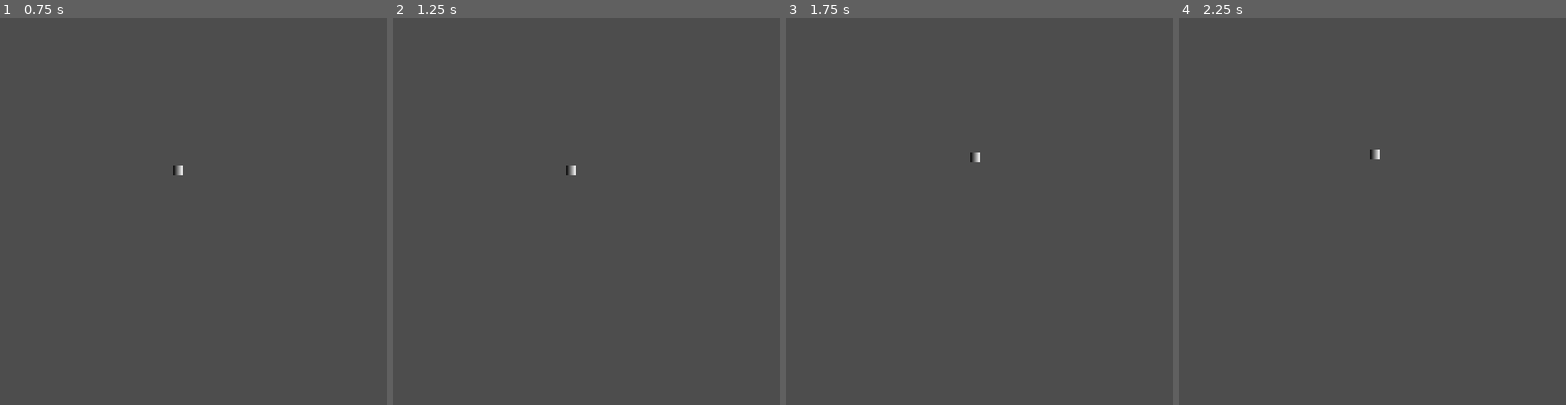
Above: before the commit, frames 1-4 (left to right).
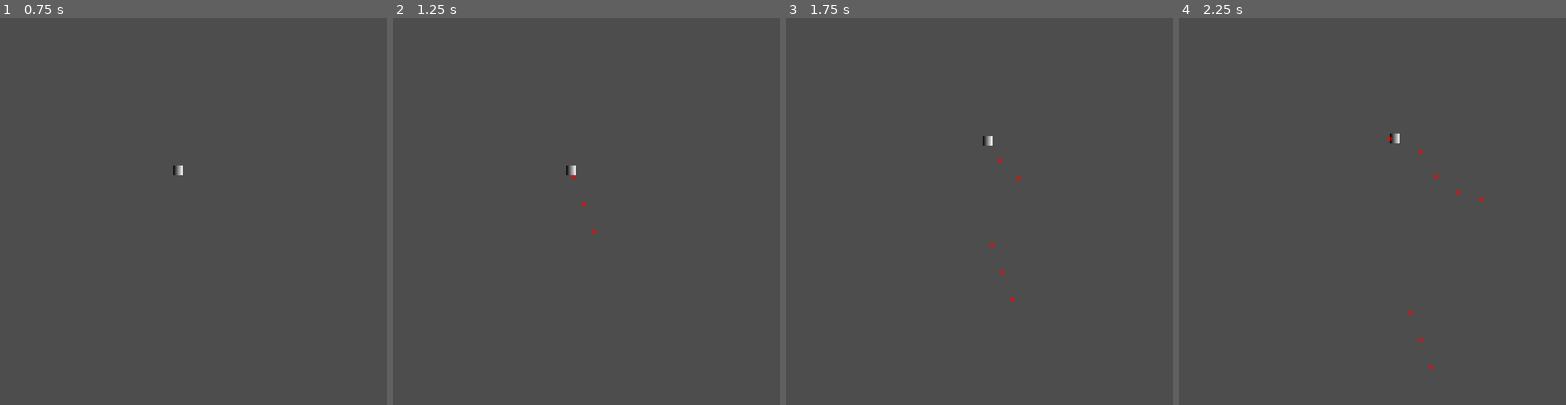
Above: after the commit, the same moments.

Repository: ChevalMonsieur/sae_projet_innov
Game: Godot game, scene res://scenes/main_menu.tscn
Same seed, same stepped clock (60 frames per second), same inputs: the game is played once before the commit and once after it.
Inputs (mouse positions are in pixels of both pictures, inside the frame that each line leads up to):
- Up to frame 1 (0.75 s): click "Play" at 0.5 s
- Up to frame 2 (1.25 s): no input
- Up to frame 3 (1.75 s): move the mouse to (1064, 192) at 1.27 s; hold D from 1.28 s (still down); hold Z from 1.28 s (still down); tap Q at 1.55 s
- Up to frame 4 (2.25 s): move the mouse to (1295, 230) at 2.02 s; release D at 2.03 s; release Z at 2.03 s; hold S from 2.03 s (still down); tap Q at 2.1 s

Frame 1 is identical in both runs. In frame 2, less than 0.1% of the frame differs, in the area x 46-53%, y 40-56%; in frame 3, 0.2%; in frame 4, 0.2%, in the area x 49-79%, y 29-91%.

Commit message:
ajout tir et modif deplacement

Diff:
--- a/projet_godot/scenes/actual_game.tscn
+++ b/projet_godot/scenes/actual_game.tscn
@@ -6,5 +6,7 @@
 [node name="game_manager" type="Node2D"]
 script = ExtResource("1_g1kg4")
 
-[node name="Player" parent="." instance=ExtResource("2_5lm4u")]
+[node name="player" parent="." instance=ExtResource("2_5lm4u")]
 position = Vector2(368, 315)
+
+[node name="bullets" type="Node2D" parent="."]
--- /dev/null
+++ b/projet_godot/scenes/bullet.tscn
@@ -0,0 +1,21 @@
+[gd_scene load_steps=4 format=3 uid="uid://oxy835wa6wcb"]
+
+[ext_resource type="Script" path="res://scripts/bullet.gd" id="1_jckeb"]
+
+[sub_resource type="Gradient" id="Gradient_g5lwy"]
+colors = PackedColorArray(1, 0, 0, 1, 1, 0, 0, 0)
+
+[sub_resource type="GradientTexture2D" id="GradientTexture2D_1pg4a"]
+gradient = SubResource("Gradient_g5lwy")
+width = 16
+height = 16
+use_hdr = true
+fill = 1
+fill_from = Vector2(0.5, 0.5)
+fill_to = Vector2(0.8, 0.2)
+
+[node name="Bullet" type="Node2D"]
+script = ExtResource("1_jckeb")
+
+[node name="Sprite2D" type="Sprite2D" parent="."]
+texture = SubResource("GradientTexture2D_1pg4a")
--- a/projet_godot/scenes/player.tscn
+++ b/projet_godot/scenes/player.tscn
@@ -1,6 +1,7 @@
-[gd_scene load_steps=5 format=3 uid="uid://dmvvvafdjbyh"]
+[gd_scene load_steps=6 format=3 uid="uid://dmvvvafdjbyh"]
 
 [ext_resource type="Script" path="res://scripts/player.gd" id="1_dhrar"]
+[ext_resource type="PackedScene" uid="uid://oxy835wa6wcb" path="res://scenes/bullet.tscn" id="2_2yq6u"]
 
 [sub_resource type="RectangleShape2D" id="RectangleShape2D_6kanr"]
 
@@ -12,6 +13,8 @@
 
 [node name="Player" type="Node2D"]
 script = ExtResource("1_dhrar")
+speed = 3.0
+bullet_scene = ExtResource("2_2yq6u")
 
 [node name="StaticBody2D" type="StaticBody2D" parent="."]
 
--- /dev/null
+++ b/projet_godot/scripts/bullet.gd
@@ -0,0 +1,13 @@
+extends Node2D
+
+@export var speed: float = 5
+
+var direction: Vector2 = Vector2.ZERO
+
+
+
+func _physics_process(_delta: float) -> void:
+	position += direction * speed
+
+	if position.x > get_viewport_rect().size.x or position.x < 0 or position.y > get_viewport_rect().size.y or position.y < 0:
+		queue_free()
--- a/projet_godot/scripts/game_manager.gd
+++ b/projet_godot/scripts/game_manager.gd
@@ -7,7 +7,3 @@
 # Called when the node enters the scene tree for the first time.
 func _ready() -> void:
 	current_state = STATE.IN_GAME
-
-# Called every frame. 'delta' is the elapsed time since the previous frame.
-func _process(delta: float) -> void:
-	pass
--- a/projet_godot/scripts/player.gd
+++ b/projet_godot/scripts/player.gd
@@ -1,23 +1,35 @@
 extends Node2D
-
 
 const game_manager = preload("res://scripts/game_manager.gd")
 
-# Called when the node enters the scene tree for the first time.
-func _ready() -> void:
-	pass # Replace with function body.
+@export var speed: float = 5
+@export var bullet_scene: Resource
+@export var cooldown_bullet: float = .2
 
+var timer_bullet: float = cooldown_bullet
 
-# Called every frame. 'delta' is the elapsed time since the previous frame.
-func _physics_process(_delta: float) -> void:
-	if (game_manager.current_state == game_manager.STATE.IN_GAME):
-		if (Input.is_key_pressed(KEY_Z)):
-			position.y = position.y-1
-		if (Input.is_key_pressed(KEY_S)):
-			position.y = position.y+1
-		if (Input.is_key_pressed(KEY_Q)):
-			position.x = position.x-1
-		if (Input.is_key_pressed(KEY_D)):
-			position.x = position.x+1
+func _physics_process(delta: float) -> void:
+	if game_manager.current_state == game_manager.STATE.IN_GAME:
+		check_movement()
+		manage_shoot(delta)
 	else:
 		print(game_manager.current_state)
+
+func check_movement() -> void:
+	var movement = Vector2.ZERO
+	if (Input.is_key_pressed(KEY_Z)): movement.y -= 1
+	if (Input.is_key_pressed(KEY_S)): movement.y += 1
+	if (Input.is_key_pressed(KEY_Q)): movement.x -= 1
+	if (Input.is_key_pressed(KEY_D)): movement.x += 1
+	position += movement.normalized() * speed
+
+func manage_shoot(delta: float) -> void:
+	timer_bullet -= delta
+
+	if timer_bullet <= 0:
+		timer_bullet += cooldown_bullet
+
+		var bullet = bullet_scene.instantiate()
+		bullet.position = position
+		bullet.direction = (get_viewport().get_mouse_position() - position).normalized()
+		$"../bullets".add_child(bullet)
Not shown: 1 places in projet_godot/scenes/actual_game.tscn that only renumber resources
